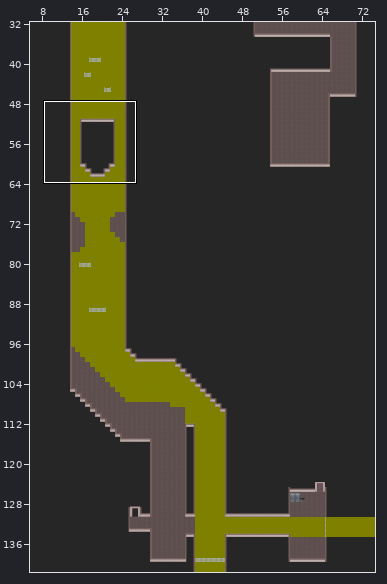
Tiled map: scenes/map/sewageSection.tmx. Above: a wide view before the commit, with the close-up outlined.
Close-up. First the earlier version:
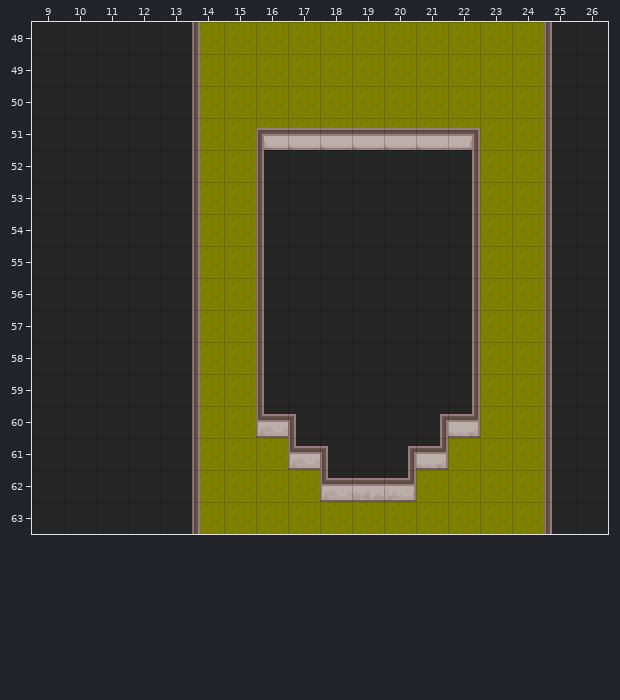
Cells are 16x16 px. Shown: x 9..26, y 48..63. The commit also changed other parts of the map, which this record leaves out.
Now the later version:
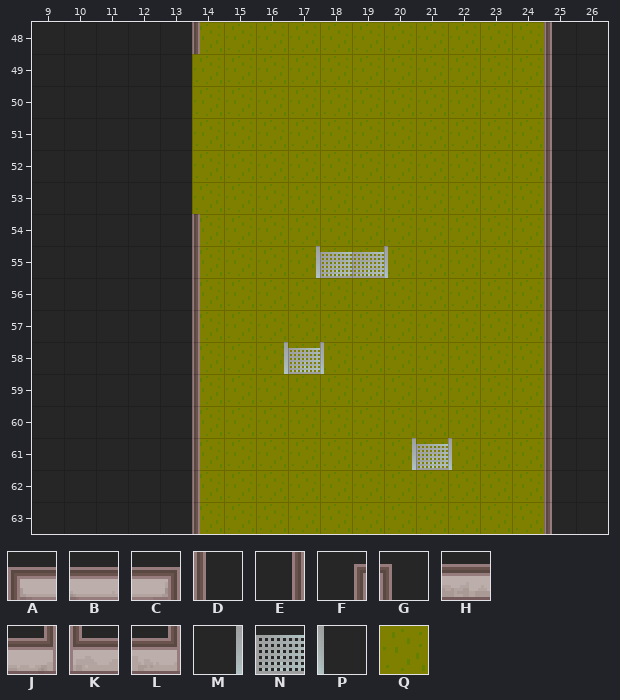
Key: from "tileset": A 119, B 123, C 124, D 151, E 156, F 218, G 218 flipped left-right, H 219, J 220, K 247, L 250, M 311, N 312, P 344, Q 406.
_ is an empty cell.
What changed:
Layer "Floor, background and sewage":
There is now tile Q in rows 52 to 60 at x 16 to 22; in row 61 at x 17 to 21; in row 62 at x 18 to 20.
Layer "Barriers":
The edit turns tile D into tile M in row 58 at x 16.
The edit turns tile F into tile M in row 61 at x 20.
There is now tile M in row 55 at x 17.
The edit turns tile J into tile N in row 61 at x 21.
There is now tile N in row 55 at x 18 to 19; in row 58 at x 17.
There is now tile P in row 55 at x 20; in row 58 at x 18; in row 61 at x 22.
The edit erases tile A in row 51 at x 16.
The edit erases tile B in row 51 at x 17 to 21.
The edit erases tile C in row 51 at x 22.
The edit erases tile D in rows 49 to 51 at x 14; in rows 52 to 53 at x 14 and 16; in rows 54 to 57 at x 16; in row 59 at x 16.
The edit erases tile E in rows 52 to 59 at x 22.
The edit erases tile F in row 60 at x 21.
The edit erases tile G in row 60 at x 17; in row 61 at x 18.
The edit erases tile H in row 62 at x 19.
The edit erases tile J in row 60 at x 22.
The edit erases tile K in row 60 at x 16; in row 61 at x 17; in row 62 at x 18.
The edit erases tile L in row 62 at x 20.
Changed places in both close-ups, as pixel boxes (x1, y1, x2, y2):
removed: (192, 54, 200, 214)
changed: (256, 128, 480, 502)
